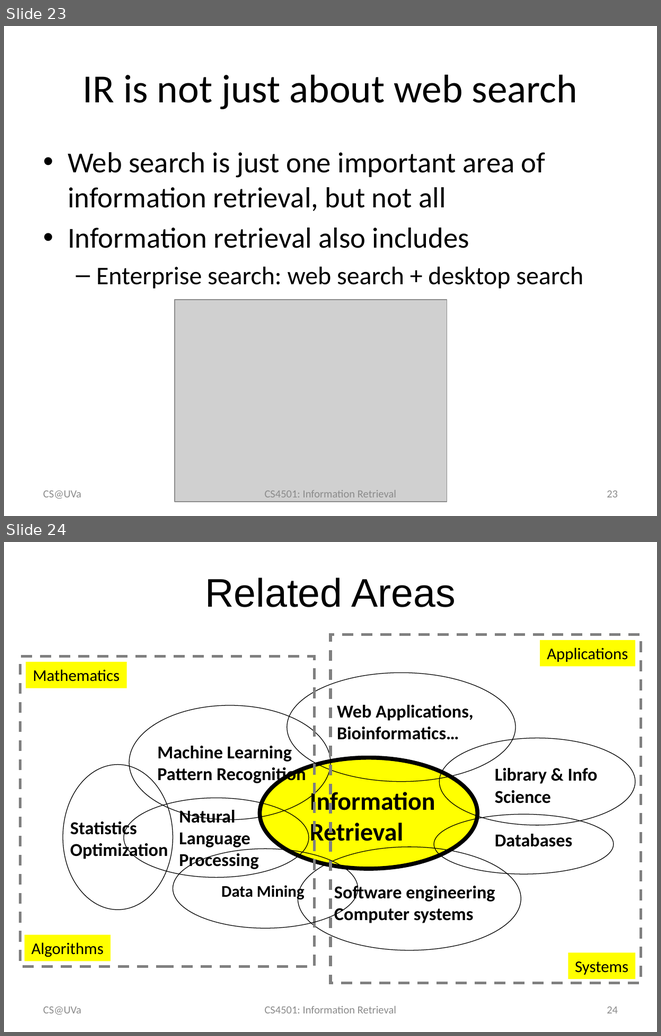
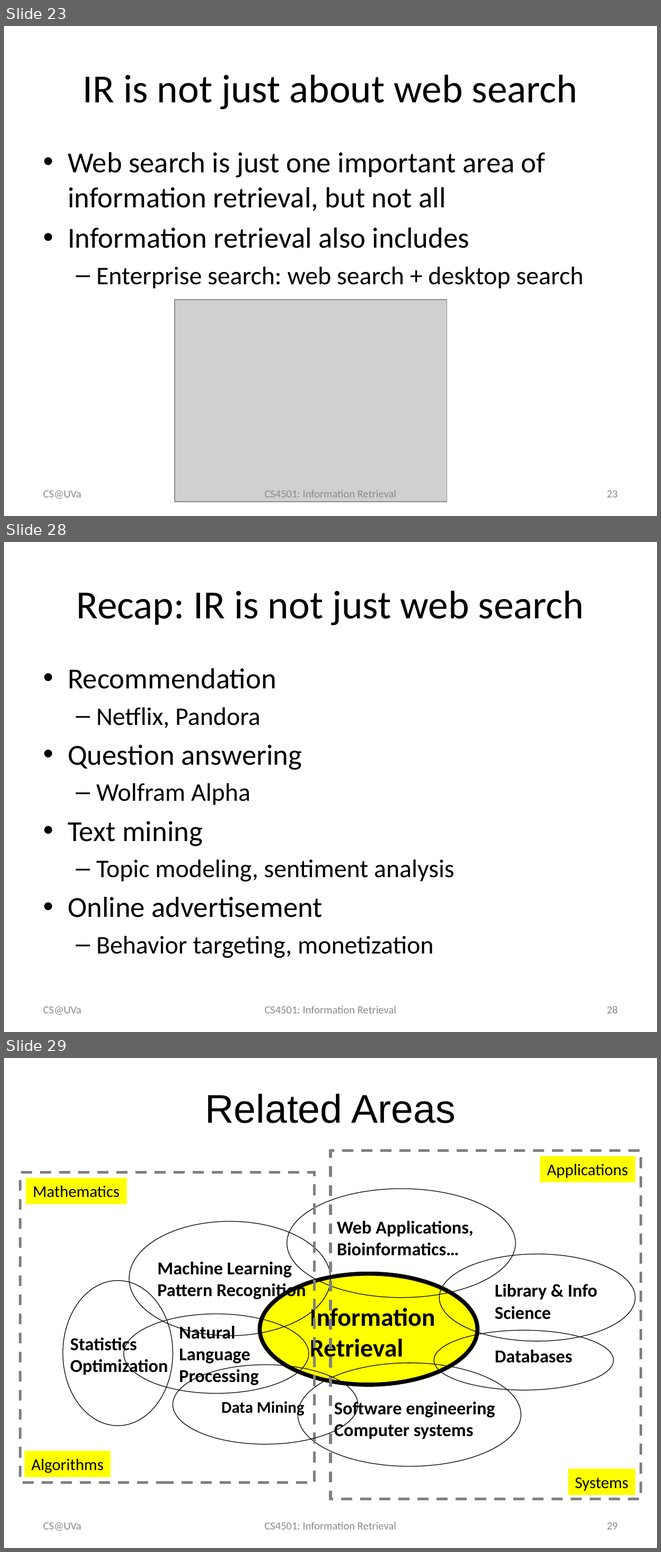
Before and after one commit to wang296/IR2015, a slide deck: docs/Introduction to Information Retrieval.pptx. Shown one above the other, each under a label of ours: slides 23 and 24 before the commit, slides 23, 28 and 29 after it; the slides between them are not shown. The pictures are 661x1036 and 661x1552 pixels, drawn with LibreOffice and Linux fonts; fonts in the diff are those of the drawing; grey boxes stand for pictures. Boxes give left, top, right and bottom in pixels: in the first picture for what was removed or moved away, otherwise in the second. Text is boxed around its words. In the diff, an @@ line names an element or a change of style, - is before the commit and + after.

```diff
--- a/docs/Introduction to Information Retrieval.pptx
+++ b/docs/Introduction to Information Retrieval.pptx
@@ slide 28 added at bbox=[4, 542, 657, 1032], background #FFFFFF @@
@@ title added at bbox=[76, 590, 584, 625], 44 pt, text #000000 @@
+Recap: IR is not just web search
@@ text added at bbox=[68, 668, 454, 958], 28 pt, text #000000 @@
+• Recommendation
+  – Netflix, Pandora
+• Question answering
+  – Wolfram Alpha
+• Text mining
+  – Topic modeling, sentiment analysis
+• Online advertisement
+  – Behavior targeting, monetization
@@ text added at bbox=[43, 1006, 81, 1014], 12 pt, text #8C8C8C @@
+CS@UVa
@@ text added at bbox=[265, 1006, 396, 1013], 12 pt, text #8C8C8C @@
+CS4501: Information Retrieval
@@ page number added at bbox=[607, 1006, 618, 1013], 12 pt, text #8C8C8C @@
+28
@@ what was slide 24 is now slide 29 @@
@@ page number at bbox=[607, 1522, 618, 1529]: text changed @@
-24
+29
```
Also in this commit, not shown: 4 other slides added, 4 other files.
